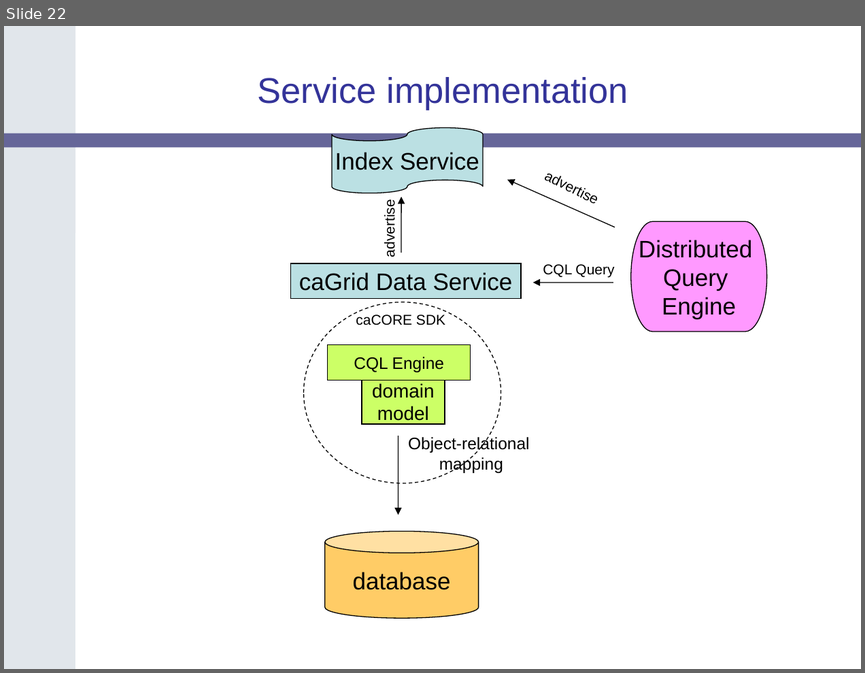
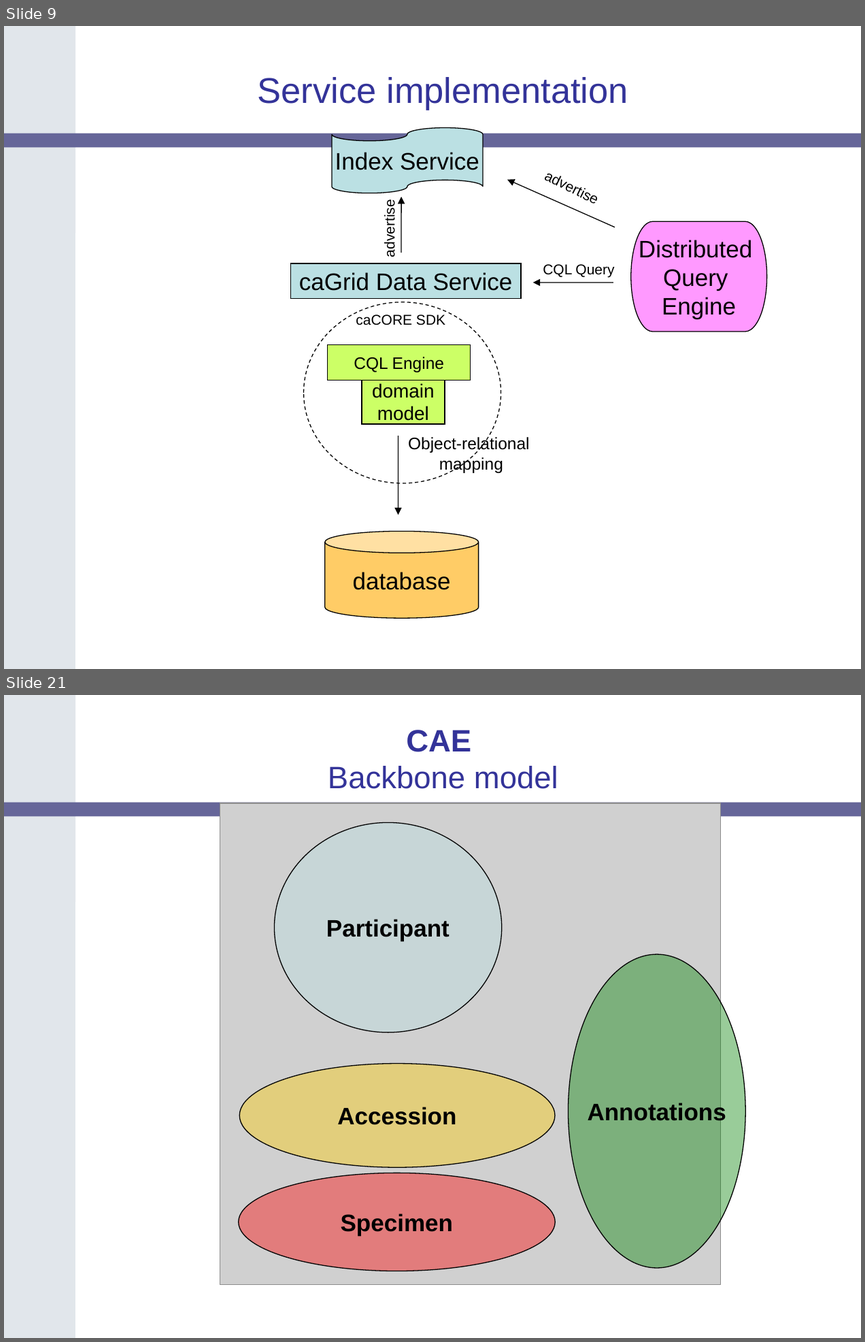
Before and after one commit to NCIP/catrip, a slide deck: catrip/documentation/presentations/silver_review_2006_12_08/catrip_silver_review.ppt. Shown one above the other, each under a label of ours: slide 22 before the commit, slides 9 and 21 after it; the slides between them are not shown. The pictures are 865x673 and 865x1342 pixels, drawn with LibreOffice and Linux fonts; fonts in the diff are those of the drawing; grey boxes stand for pictures; background and template pictures are left out. Boxes give left, top, right and bottom in pixels: in the first picture for what was removed or moved away, otherwise in the second. Text is boxed around its words. In the diff, an @@ line names an element or a change of style, - is before the commit and + after.

```diff
--- a/catrip/documentation/presentations/silver_review_2006_12_08/catrip_silver_review.ppt
+++ b/catrip/documentation/presentations/silver_review_2006_12_08/catrip_silver_review.ppt
@@ slide 21 added at bbox=[4, 695, 861, 1338], background #FFFFFF; not listed: 2 template elements that a slide beside it also shows @@
@@ title added at bbox=[328, 730, 558, 789], 26 pt, text #333399 @@
+CAE
+Backbone model
@@ picture added at bbox=[220, 803, 720, 1285] @@
@@ ellipse added at bbox=[274, 823, 501, 1032], fill #BBE0E3 at 40% opacity, outline #000000 0.74 pt, 20 pt, text #000000, bold @@
+Participant
@@ ellipse added at bbox=[568, 954, 745, 1268], fill #008000 at 40% opacity, outline #000000 0.74 pt, 20 pt, text #000000, bold @@
+Annotations
@@ ellipse added at bbox=[239, 1064, 555, 1167], fill #FFCC00 at 40% opacity, outline #000000 0.74 pt, 20 pt, text #000000, bold @@
+Accession
@@ ellipse added at bbox=[239, 1172, 555, 1270], fill #FF0000 at 40% opacity, outline #000000 0.74 pt, 20 pt, text #000000, bold @@
+Specimen
@@ what was slide 22 is now slide 9 @@
```
Also in this commit, not shown: 6 slides changed, 20 other slides added, 16 slides removed.
